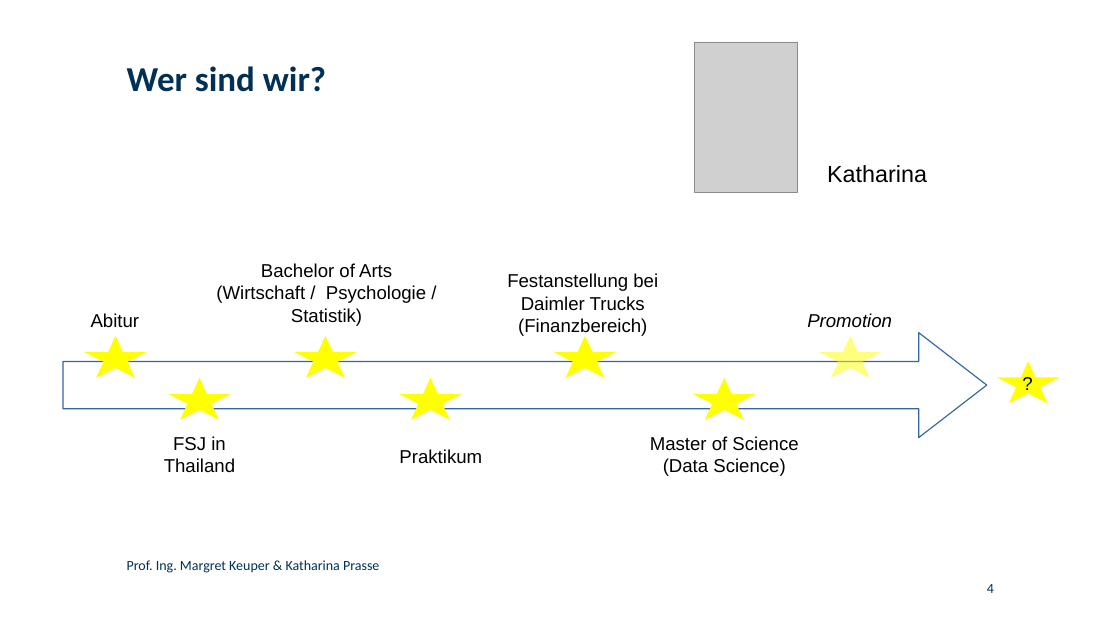
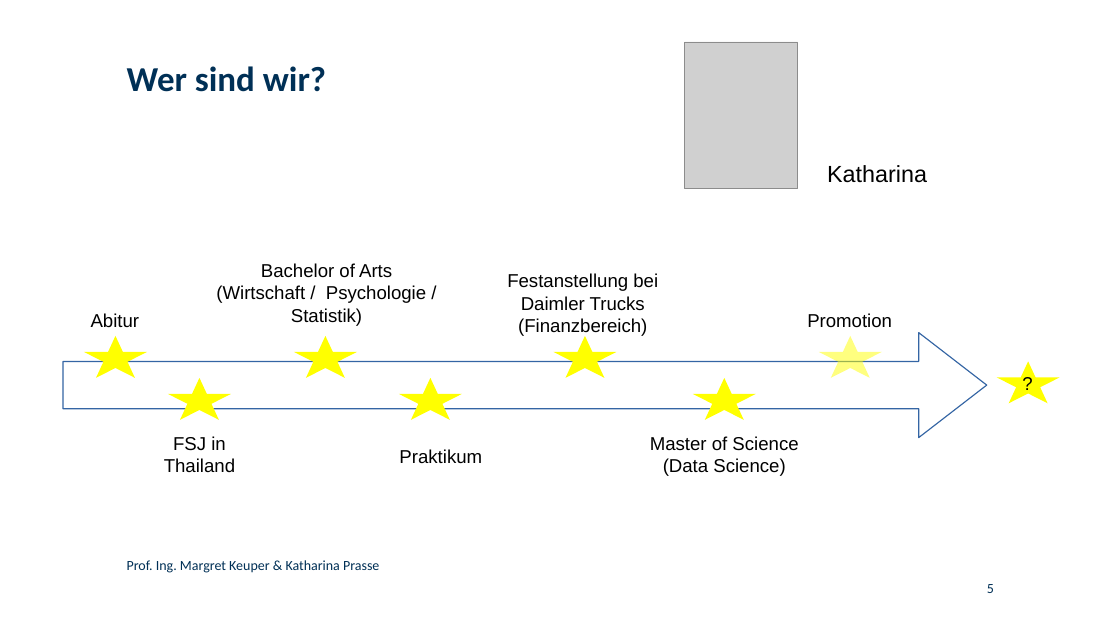
Before and after one commit to KathPra/Pixel-Power, a slide deck: slide 5 of folien_GirlsDay.odp (slide 4 before the commit). Drawn at 1120x630 pixels with LibreOffice and Linux fonts; fonts in the diff are those of the drawing; grey boxes stand for pictures; background and template pictures are left out. Boxes give left, top, right and bottom in pixels: in the first picture for what was removed or moved away, otherwise in the second. Text is boxed around its words. In the diff, an @@ line names an element or a change of style, - is before the commit and + after.

```diff
--- a/folien_GirlsDay.odp
+++ b/folien_GirlsDay.odp
@@ picture: place and size @@
-picture at box(694, 42, 798, 193)
+picture at box(684, 42, 798, 189)
@@ text "Promotion" at box(807, 313, 892, 328): italic off @@
@@ page number at box(987, 584, 994, 593): text changed @@
-4
+5
```
Also in this commit, not shown: 5 other slides changed, 14 slides removed.
